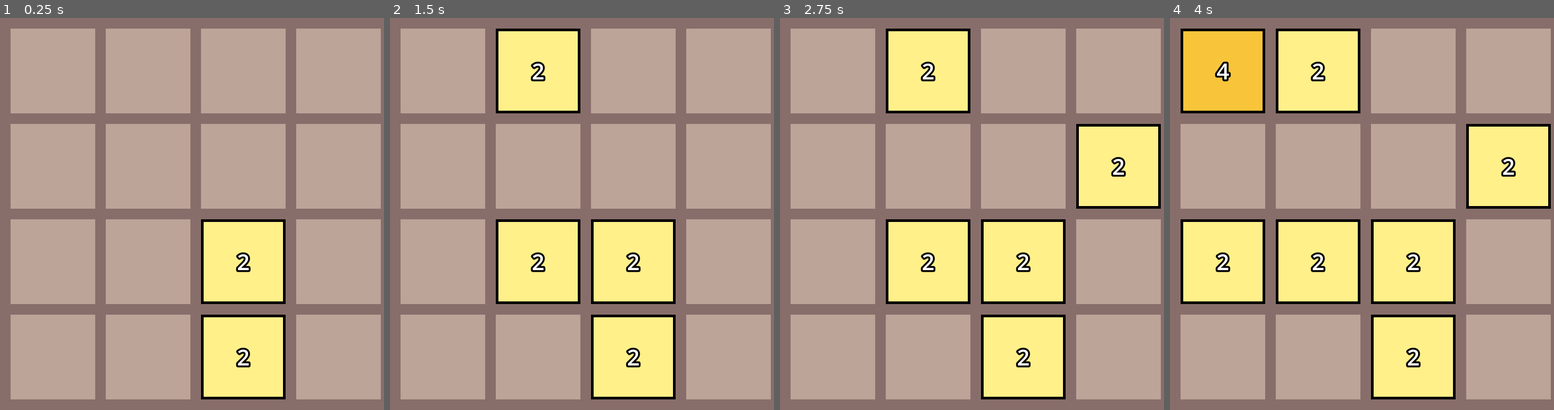
Above: before the commit, frames 1-4 (left to right).
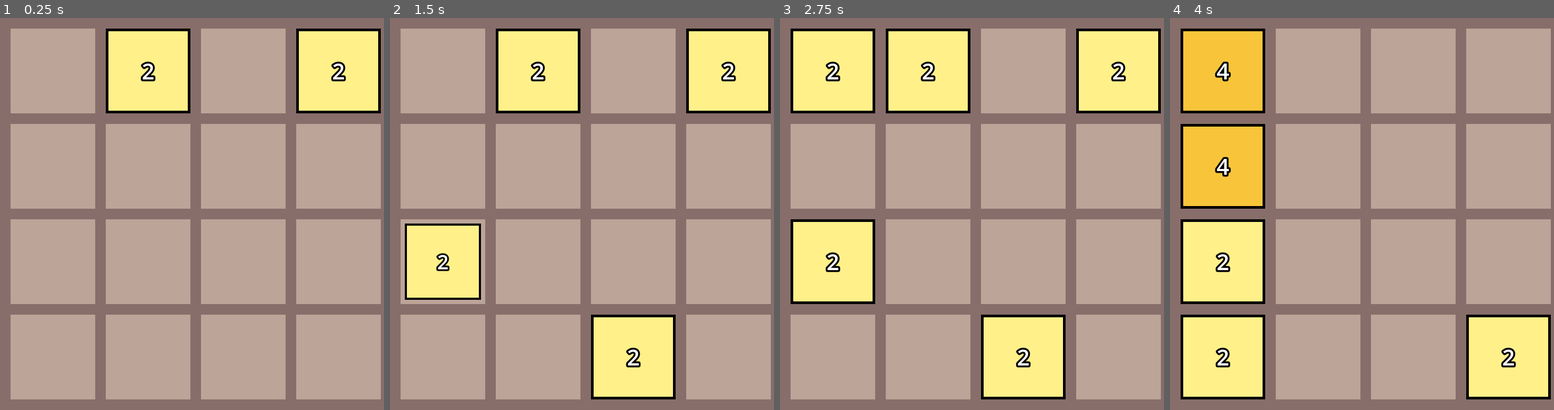
Above: after the commit, the same moments.

Repository: TheShmugg/2048_Game
Game: Godot game, scene res://scenes/main.tscn
The game is run twice, just before and just after one commit, with the same random seed, the same clock (stepped at 60 frames per second) and the same inputs.
Inputs:
- Up to frame 1 (0.25 s): no input
- Up to frame 2 (1.5 s): tap Enter at 0.5 s; hold Right (ui_right) 0.53-1.28 s; tap Space at 1.25 s; hold Down (ui_down) from 1.28 s (still down)
- Up to frame 3 (2.75 s): tap Enter at 2 s; release Down (ui_down) at 2.03 s; hold Right (ui_right) from 2.03 s (still down)
- Up to frame 4 (4 s): tap Space at 2.75 s; release Right (ui_right) at 2.78 s; hold Up (ui_up) 2.78-3.53 s; tap Enter at 3.5 s; hold Left (ui_left) from 3.53 s (still down)

The runs differ from the first frame. In frame 1, 19% of the frame differs, in the area x 27-100%, y 2-98%; in frame 2, 18%; in frame 3, 29%; in frame 4, 38%, in the area x 2-100%, y 2-98%.

Commit message:
fixed movement and added merging

Diff:
--- a/project.godot
+++ b/project.godot
@@ -8,11 +8,15 @@
 
 config_version=5
 
+[animation]
+
+compatibility/default_parent_skeleton_in_mesh_instance_3d=true
+
 [application]
 
 config/name="2048"
 run/main_scene="uid://bqx4oqqnrxsrk"
-config/features=PackedStringArray("4.5", "Forward Plus")
+config/features=PackedStringArray("4.6", "Forward Plus")
 config/icon="res://icon.svg"
 
 [display]
--- a/scenes/main.tscn
+++ b/scenes/main.tscn
@@ -1,14 +1,14 @@
-[gd_scene load_steps=4 format=3 uid="uid://bqx4oqqnrxsrk"]
+[gd_scene format=3 uid="uid://bqx4oqqnrxsrk"]
 
 [ext_resource type="Script" uid="uid://b2o0ohq3cmhum" path="res://scripts/main.gd" id="1_o5qli"]
 [ext_resource type="Texture2D" uid="uid://bxulv23fc0iw0" path="res://assets/background.png" id="2_0wfyh"]
 [ext_resource type="PackedScene" uid="uid://cf64lf6s2nxs1" path="res://scenes/tile.tscn" id="2_sugp2"]
 
-[node name="Main" type="Node2D"]
+[node name="Main" type="Node2D" unique_id=1157695145]
 script = ExtResource("1_o5qli")
 tile_scene = ExtResource("2_sugp2")
 
-[node name="TextureRect" type="TextureRect" parent="."]
+[node name="TextureRect" type="TextureRect" parent="." unique_id=2124698935]
 offset_right = 40.0
 offset_bottom = 40.0
 texture = ExtResource("2_0wfyh")
--- a/scenes/tile.tscn
+++ b/scenes/tile.tscn
@@ -1,28 +1,108 @@
-[gd_scene load_steps=3 format=3 uid="uid://cf64lf6s2nxs1"]
+[gd_scene format=3 uid="uid://cf64lf6s2nxs1"]
 
 [ext_resource type="Script" uid="uid://btxsew67y3t2y" path="res://scripts/tile.gd" id="1_3dk36"]
 
 [sub_resource type="FontVariation" id="FontVariation_uiyn6"]
 
-[node name="Tile" type="Node2D" groups=["tiles"]]
+[sub_resource type="Animation" id="Animation_ywnoi"]
+length = 0.001
+tracks/0/type = "value"
+tracks/0/imported = false
+tracks/0/enabled = true
+tracks/0/path = NodePath(".:scale")
+tracks/0/interp = 1
+tracks/0/loop_wrap = true
+tracks/0/keys = {
+"times": PackedFloat32Array(0),
+"transitions": PackedFloat32Array(1),
+"update": 0,
+"values": [Vector2(1.001358e-05, 1.001358e-05)]
+}
+
+[sub_resource type="Animation" id="Animation_jy7pm"]
+resource_name = "merge"
+length = 0.3
+tracks/0/type = "value"
+tracks/0/imported = false
+tracks/0/enabled = true
+tracks/0/path = NodePath(".:scale")
+tracks/0/interp = 1
+tracks/0/loop_wrap = true
+tracks/0/keys = {
+"times": PackedFloat32Array(0, 0.033333335, 0.06666667, 0.1, 0.13333334, 0.15, 0.18333334, 0.21666667, 0.25, 0.28333333, 0.3),
+"transitions": PackedFloat32Array(1, 1, 1, 1, 1, 1, 1, 1, 1, 1, 1),
+"update": 0,
+"values": [Vector2(1, 1), Vector2(1.0292444, 1.0292444), Vector2(1.103294, 1.103294), Vector2(1.1875, 1.1875), Vector2(1.2424616, 1.2424616), Vector2(1.25, 1.25), Vector2(1.2207556, 1.2207556), Vector2(1.146706, 1.146706), Vector2(1.0625, 1.0625), Vector2(1.0075384, 1.0075384), Vector2(1, 1)]
+}
+
+[sub_resource type="Animation" id="Animation_3dk36"]
+resource_name = "spawn"
+length = 0.25
+tracks/0/type = "value"
+tracks/0/imported = false
+tracks/0/enabled = true
+tracks/0/path = NodePath(".:scale")
+tracks/0/interp = 1
+tracks/0/loop_wrap = true
+tracks/0/keys = {
+"times": PackedFloat32Array(0, 0.033333335, 0.06666667, 0.1, 0.13333334, 0.16666667, 0.2, 0.23333333, 0.25),
+"transitions": PackedFloat32Array(1, 1, 1, 1, 1, 1, 1, 1, 1),
+"update": 0,
+"values": [Vector2(1.001358e-05, 1.001358e-05), Vector2(0.043236855, 0.043236855), Vector2(0.16544308, 0.16544308), Vector2(0.34549806, 0.34549806), Vector2(0.55226874, 0.55226874), Vector2(0.7500025, 0.7500025), Vector2(0.9045095, 0.9045095), Vector2(0.98907393, 0.98907393), Vector2(1, 1)]
+}
+
+[sub_resource type="AnimationLibrary" id="AnimationLibrary_ywnoi"]
+_data = {
+&"RESET": SubResource("Animation_ywnoi"),
+&"merge": SubResource("Animation_jy7pm"),
+&"spawn": SubResource("Animation_3dk36")
+}
+
+[node name="Tile" type="Node2D" unique_id=506215586 groups=["tiles"]]
+scale = Vector2(1.001358e-05, 1.001358e-05)
 script = ExtResource("1_3dk36")
 
-[node name="Border" type="ColorRect" parent="."]
-offset_left = 10.0
-offset_top = 10.0
-offset_right = 170.0
-offset_bottom = 170.0
+[node name="Border" type="ColorRect" parent="." unique_id=899417161]
+anchors_preset = 8
+anchor_left = 0.5
+anchor_top = 0.5
+anchor_right = 0.5
+anchor_bottom = 0.5
+offset_left = -80.0
+offset_top = -80.0
+offset_right = 80.0
+offset_bottom = 80.0
+grow_horizontal = 2
+grow_vertical = 2
+size_flags_horizontal = 4
+size_flags_vertical = 4
 color = Color(0, 0, 0, 1)
 
-[node name="Color" type="ColorRect" parent="."]
-offset_left = 15.0
-offset_top = 15.0
-offset_right = 165.0
-offset_bottom = 165.0
+[node name="Color" type="ColorRect" parent="." unique_id=261084793]
+anchors_preset = 8
+anchor_left = 0.5
+anchor_top = 0.5
+anchor_right = 0.5
+anchor_bottom = 0.5
+offset_left = -75.0
+offset_top = -75.0
+offset_right = 75.0
+offset_bottom = 75.0
+grow_horizontal = 2
+grow_vertical = 2
 
-[node name="Value" type="Label" parent="."]
-offset_right = 180.0
-offset_bottom = 180.0
+[node name="Value" type="Label" parent="." unique_id=957297010]
+anchors_preset = 8
+anchor_left = 0.5
+anchor_top = 0.5
+anchor_right = 0.5
+anchor_bottom = 0.5
+offset_left = -90.0
+offset_top = -90.0
+offset_right = 90.0
+offset_bottom = 90.0
+grow_horizontal = 2
+grow_vertical = 2
 theme_override_colors/font_color = Color(1, 1, 1, 1)
 theme_override_colors/font_outline_color = Color(0, 0, 0, 1)
 theme_override_constants/outline_size = 14
@@ -31,3 +111,7 @@
 text = "2"
 horizontal_alignment = 1
 vertical_alignment = 1
+
+[node name="AnimationPlayer" type="AnimationPlayer" parent="." unique_id=272360808]
+libraries/ = SubResource("AnimationLibrary_ywnoi")
+autoplay = &"spawn"
--- a/scripts/main.gd
+++ b/scripts/main.gd
@@ -3,13 +3,16 @@
 @export var tile_scene: PackedScene
 
 const TILE_SIZE = 180
-const TILE_POSITIONS = [10, 10 + TILE_SIZE, 10 + 2 * TILE_SIZE, 10 + 3 * TILE_SIZE]
+const TILE_POSITIONS = [100, 100 + TILE_SIZE, 100 + 2 * TILE_SIZE, 100 + 3 * TILE_SIZE]
 const GRID_SIZE = 4
 
 
 func _ready() -> void:
-		spawn_tile()
-		spawn_tile()
+	#spawn_tile()
+	#spawn_tile()
+
+	test_spawn(Vector2i(1, 0))
+	test_spawn(Vector2i(3, 0))
 
 
 func grid_to_pixel(pos: Vector2i) -> Vector2:
@@ -41,6 +44,17 @@
 
 	return empty_pos.pick_random()
 
+func test_spawn(pos: Vector2i):
+	var tile = tile_scene.instantiate()
+
+	if pos.x == -1 or pos.y == -1:
+		print("Lose")
+		return
+
+	tile.set_pos(pos)
+	tile.position = grid_to_pixel(pos)
+	add_child(tile)
+
 
 func spawn_tile():
 	var tile = tile_scene.instantiate()
@@ -53,14 +67,11 @@
 	tile.set_pos(pos)
 	tile.position = grid_to_pixel(pos)
 	add_child(tile)
-	print(tile.get_value())
-	print(tile.get_pos())
 
 
 func _input(event: InputEvent) -> void:
 	if event.is_action_pressed("ui_left"):
 		move_left()
-		spawn_tile()
 	elif event.is_action_pressed("ui_right"):
 		move_right()
 		spawn_tile()
@@ -72,15 +83,54 @@
 		spawn_tile()
 
 
+func merge_tiles(tile, target):
+	tile.animate_to(grid_to_pixel(target.get_pos()))
+	target.set_value(target.value * 2)
+	target.set_merged(true)
+	target.play_merged()
+
+	tile.queue_free()
+
+
 func move_left():
-	var tiles = get_tree().get_nodes_in_group("tiles")
+	var tiles: Array = get_tree().get_nodes_in_group("tiles")
+	var can_spawn = false
+	var empty_pos = []
+
+	for x in 4:
+		for y in 4:
+			var pos = Vector2i(x, y)
+
+			var occupied = false
+			for tile in tiles:
+				tile.set_merged(false)
+				if tile.get_pos() == pos:
+					occupied = true
+					break
+
+			if not occupied:
+				empty_pos.append(pos)
 
 	for tile in tiles:
-		for other in tiles:
-			var target = grid_to_pixel(tile.get_pos()).y - TILE_SIZE
-			#while target != grid_to_pixel(other.get_pos()).y or target > 10:
-				#tile.translate(Vector2i(-TILE_SIZE, 0))
-				#target -= TILE_SIZE
+		tiles.sort_custom(Callable(tile, "sort_left"))
+		for x in range(0, tile.get_pos().x):
+			var target = Vector2i(x, tile.get_pos().y)
+			if target in empty_pos:
+				empty_pos.append(tile.get_pos())
+				#tile.animate_to(grid_to_pixel(target))
+				tile.position = grid_to_pixel(target)
+				empty_pos.erase(target)
+				can_spawn = true
+				break
+			else:
+				for other in tiles:
+					if tile.get_value() == other.get_value() and target == other.get_pos() and not other.get_merged():
+						merge_tiles(tile, other)
+						can_spawn = true
+						break
+
+	if can_spawn == true:
+		spawn_tile()
 
 
 func move_right():
--- a/scripts/tile.gd
+++ b/scripts/tile.gd
@@ -5,6 +5,9 @@
 var pos: Vector2i
 var color: Color
 var value: int
+var merged = false
+
+@onready var animation_player = $AnimationPlayer
 
 
 # Called when the node enters the scene tree for the first time.
@@ -18,6 +21,39 @@
 func _process(delta: float) -> void:
 	update_pos()
 	update_color()
+
+
+func animate_to(target_pos):
+	var tween = create_tween()
+	tween.tween_property(self, "position", target_pos, 0.12)
+
+
+func sort_left(tile1: Node2D, tile2: Node2D):
+	if tile1.get_pos().x < tile2.get_pos().x:
+		return true
+	else:
+		return false
+
+
+func sort_right(tile1: Node2D, tile2: Node2D):
+	if tile1.get_pos().x > tile2.get_pos().x:
+		return true
+	else:
+		return false
+
+
+func sort_up(tile1: Node2D, tile2: Node2D):
+	if tile1.get_pos().y < tile2.get_pos().y:
+		return true
+	else:
+		return false
+
+
+func sort_down(tile1: Node2D, tile2: Node2D):
+	if tile1.get_pos().y > tile2.get_pos().y:
+		return true
+	else:
+		return false
 
 
 func random_value() -> int:
@@ -43,6 +79,10 @@
 	return value
 
 
+func get_merged() -> bool:
+	return merged
+
+
 func set_pos(p: Vector2i):
 	pos = p
 	pos_x = p.x
@@ -51,6 +91,11 @@
 
 func set_value(num: int):
 	value = num
+	$Value.text = str(value)
+
+
+func set_merged(m: bool):
+	merged = m
 
 
 func update_pos():
@@ -81,3 +126,7 @@
 	}
 
 	$Color.color = colors.get(value)
+
+
+func play_merged():
+	animation_player.play("merge")
